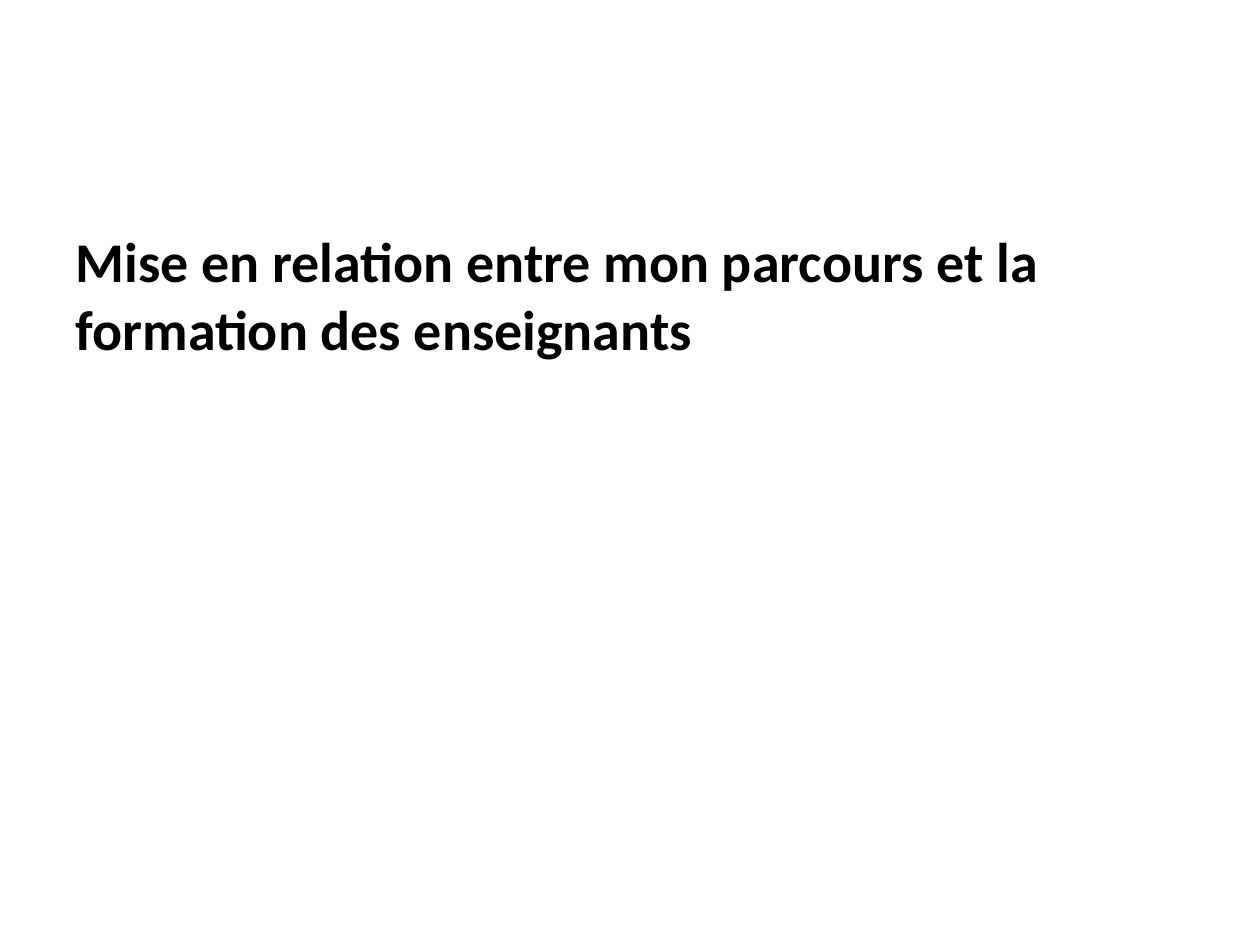
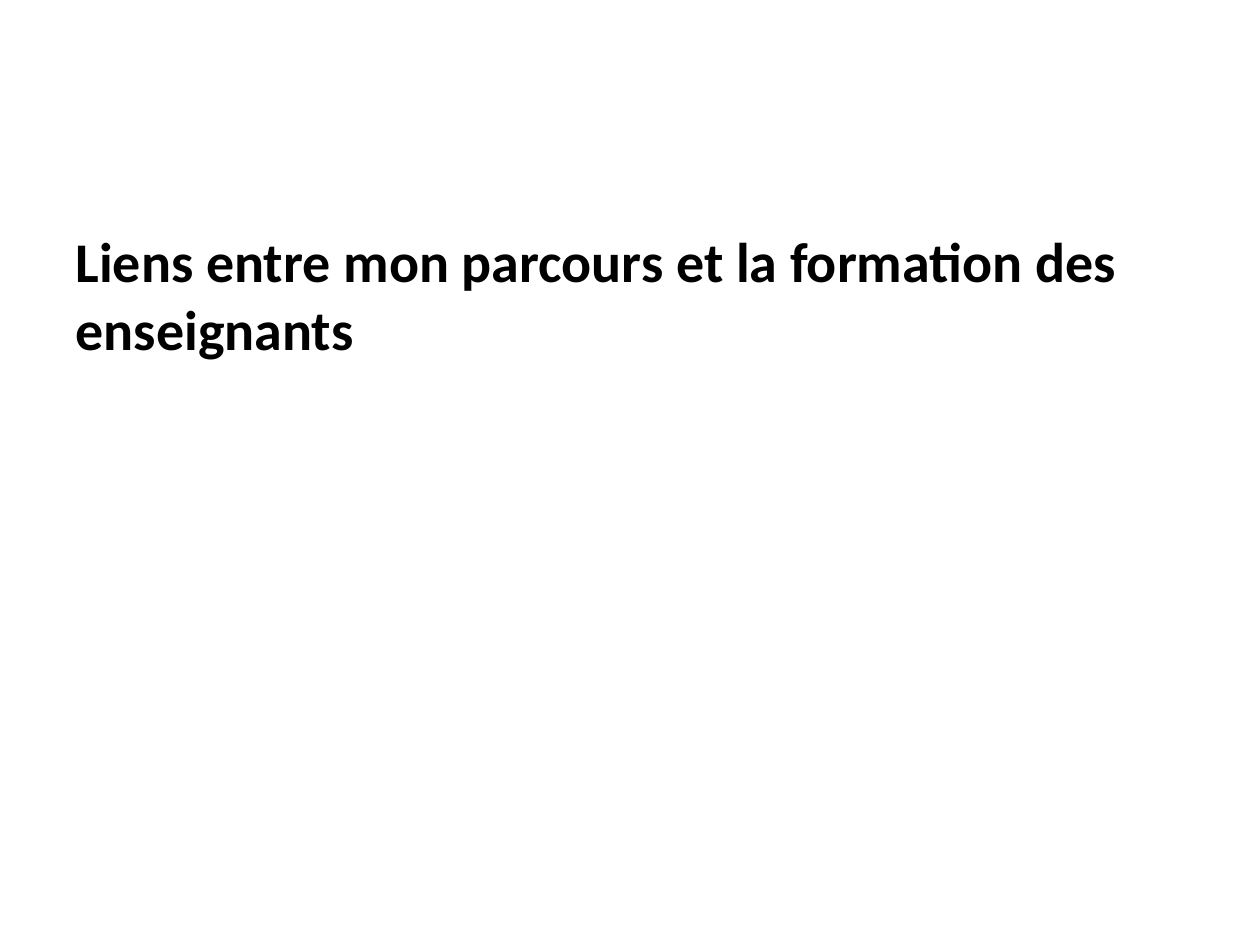
Before and after one commit to albamath/Marseille, a slide deck: slide 16 of 2020-06-01.pptx. Drawn at 1260x945 pixels with LibreOffice and Linux fonts; fonts in the diff are those of the drawing. Boxes give left, top, right and bottom in pixels: in the first picture for what was removed or moved away, otherwise in the second. Text is boxed around its words. In the diff, an @@ line names an element or a change of style, - is before the commit and + after.

```diff
--- a/2020-06-01.pptx
+++ b/2020-06-01.pptx
@@ text at (76,242,1116,360): text changed @@
-Mise en relation entre mon parcours et la formation des enseignants
+Liens entre mon parcours et la formation des enseignants
```
Also in this commit, not shown: 13 other slides changed, 5 other files.
